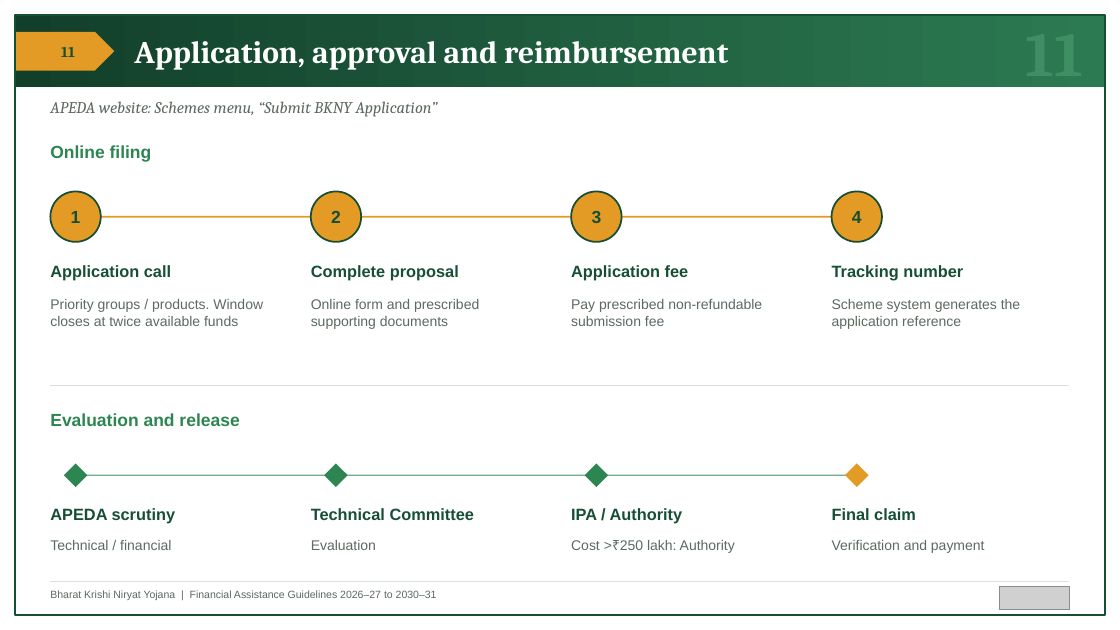
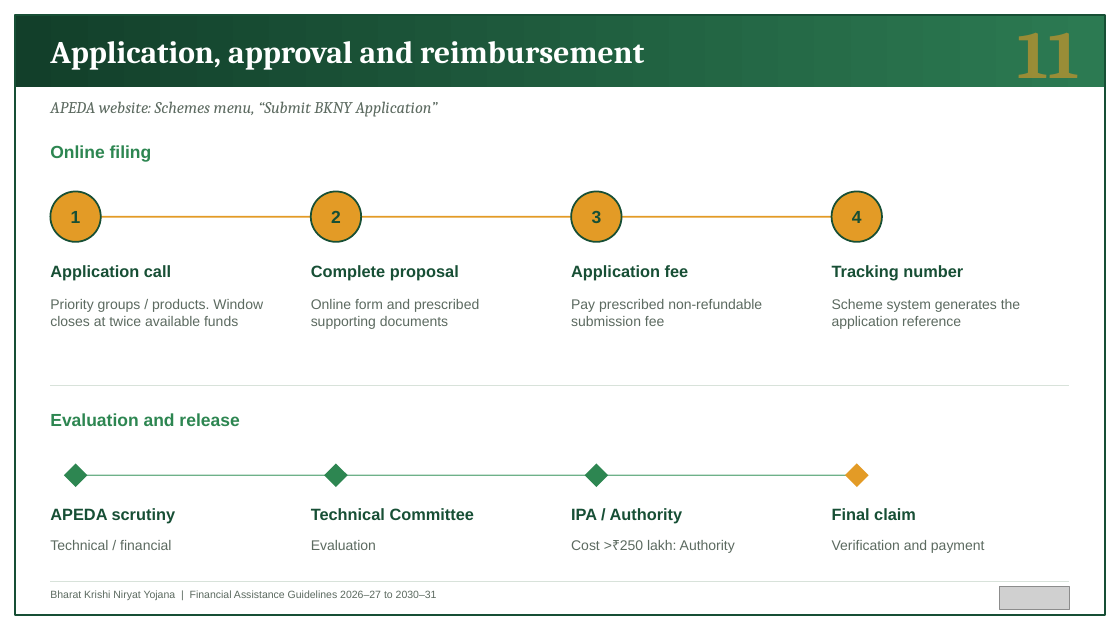
Before and after one commit to BantheFox012/FM, a slide deck: slide 11 of APEDA_BKNY_Standard_40_Percent.pptx. Drawn at 1120x630 pixels with LibreOffice and Linux fonts; fonts in the diff are those of the drawing; grey boxes stand for pictures. Boxes give left, top, right and bottom in pixels: in the first picture for what was removed or moved away, otherwise in the second. Text is boxed around its words. In the diff, an @@ line names an element or a change of style, - is before the commit and + after.

```diff
--- a/APEDA_BKNY_Standard_40_Percent.pptx
+++ b/APEDA_BKNY_Standard_40_Percent.pptx
@@ text "Application, approval and reimbursement": place and size @@
-text "Application, approval and reimbursement" at [134, 41, 728, 70]
+text "Application, approval and reimbursement" at [50, 41, 644, 70]
@@ text "11" at [1017, 15, 1079, 93]: size 54 to 58 pt, text colour #3F8E64 to #E39B26 at 60% opacity @@
@@ pentagon arrow removed at [15, 32, 114, 71] @@
@@ text removed at [61, 47, 75, 57] @@
-11
```
Also in this commit, not shown: 11 other slides changed.
